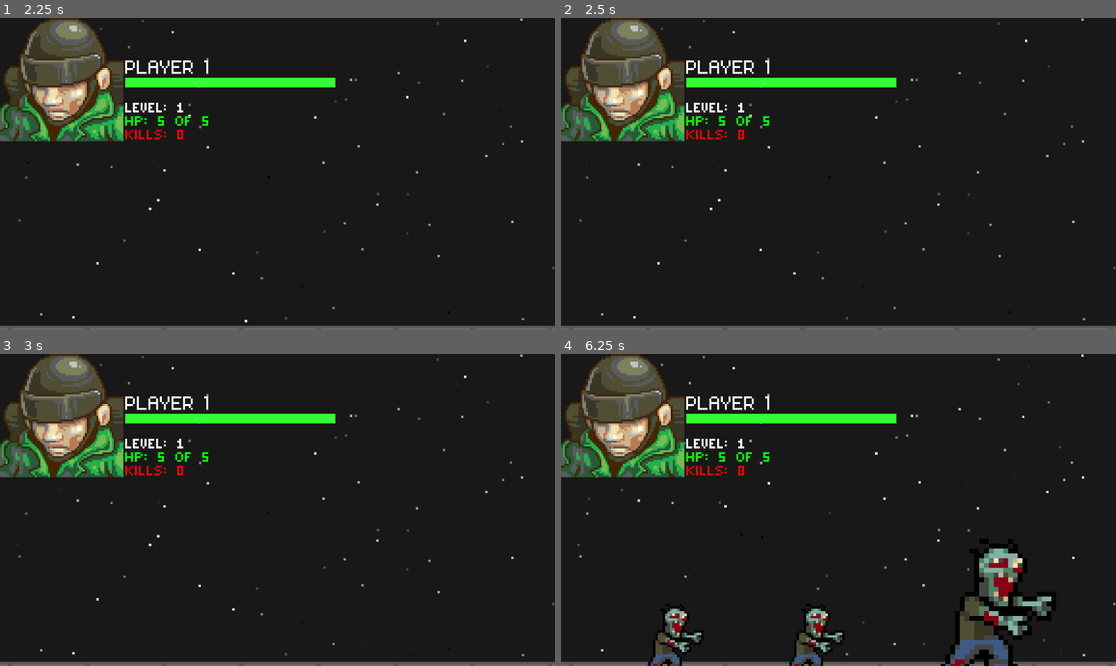
Above: before the commit, frames 1-4 (two rows, left to right).
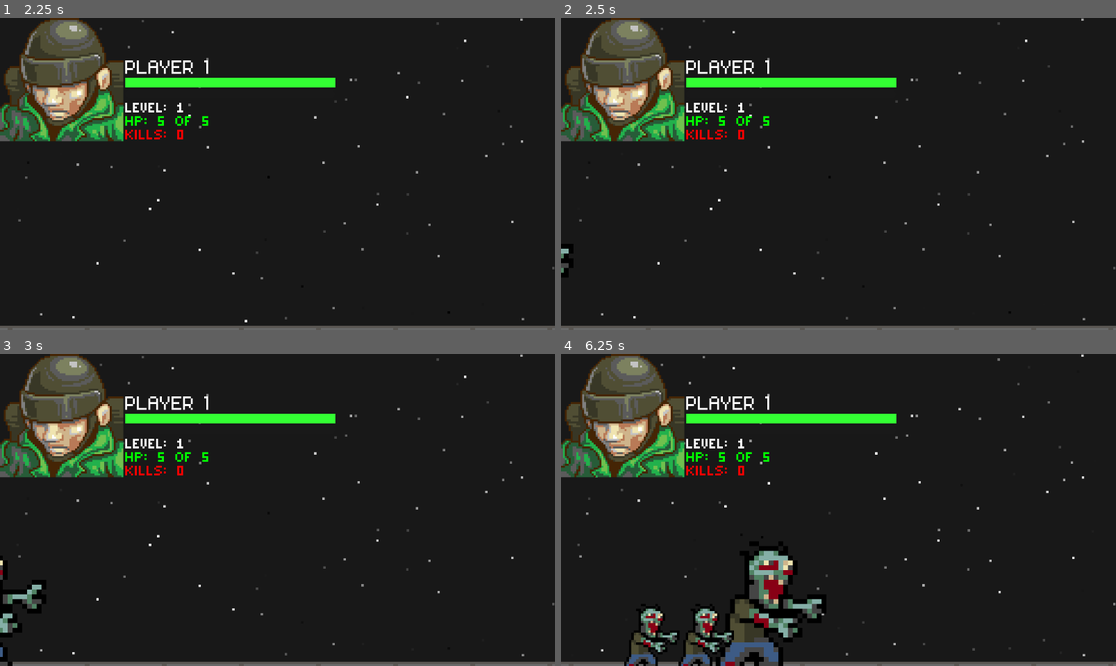
Above: after the commit, the same moments.

Repository: Tekknobot/ZombieSlug
Game: Godot game, scene res://Scenes/Main.tscn
Same seed, same stepped clock (60 frames per second), same inputs: the game is played once before the commit and once after it.
Inputs:
- Up to frame 1 (2.25 s): hold Right (ui_right) 0.53-2.03 s; tap Enter at 1.25 s; tap Space at 2 s; hold Left (ui_left) from 2.03 s (still down)
- Up to frame 2 (2.5 s): keep holding Left (ui_left)
- Up to frame 3 (3 s): release Left (ui_left) at 2.78 s; hold Right (ui_right) from 2.78 s (still down)
- Up to frame 4 (6.25 s): release Right (ui_right) at 4.28 s; hold Left (ui_left) 4.28-5.03 s; hold Right (ui_right) 5.03-5.78 s; hold Left (ui_left) from 5.78 s (still down)

Frame 1 is identical in both runs. In frame 2, less than 0.1% of the frame differs, in the area x 0-2%, y 73-82%; in frame 3, 0.4%; in frame 4, 8.4%, in the area x 11-89%, y 62-100%.

Commit message:
Good fallback.

Diff:
--- a/Scenes/Main.tscn
+++ b/Scenes/Main.tscn
@@ -6,7 +6,7 @@
 [ext_resource type="Script" path="res://Scripts/zombie_spawner.gd" id="4_js2x2"]
 [ext_resource type="Script" path="res://Scripts/hud.gd" id="5_id8m6"]
 [ext_resource type="Texture2D" uid="uid://8rdc17mv80x6" path="res://UI/buttons.png" id="5_rbj0p"]
-[ext_resource type="PackedScene" uid="uid://5dojusd738pm" path="res://Scenes/Sprites/zombie_big.tscn" id="6_blc1p"]
+[ext_resource type="PackedScene" uid="uid://8iwtfpagau7h" path="res://Scenes/Sprites/zombie_xl.tscn" id="6_l3jnr"]
 [ext_resource type="Texture2D" uid="uid://bkcwqu2daxeth" path="res://Portraits/soldier_port.png" id="6_vq0dw"]
 [ext_resource type="FontFile" uid="uid://csnhk3q4gx0" path="res://Fonts/magofonts/mago1.ttf" id="7_juo3a"]
 [ext_resource type="FontFile" uid="uid://buw362wjb8o8d" path="res://Fonts/magofonts/mago2.ttf" id="7_vaiej"]
@@ -767,7 +767,7 @@
 [node name="ZombieSpawner" type="Node2D" parent="."]
 script = ExtResource("4_js2x2")
 zombie_scene = ExtResource("3_rbltb")
-boss_scene = ExtResource("6_blc1p")
+boss_scene = ExtResource("6_l3jnr")
 spawn_interval = 1.0
 spawn_distance = 500.0
 
@@ -864,5 +864,5 @@
 stream = ExtResource("13_uw5wu")
 autoplay = true
 
-[node name="Zombie" parent="." instance=ExtResource("6_blc1p")]
-position = Vector2(-384, -71)
+[node name="ZombieXL" parent="." instance=ExtResource("6_l3jnr")]
+position = Vector2(-212, 0)
--- a/Scenes/Sprites/dog.tscn
+++ b/Scenes/Sprites/dog.tscn
@@ -32,7 +32,7 @@
 [ext_resource type="Texture2D" uid="uid://b6xc2lxc2xcbp" path="res://Scenes/Sprites/dog/dog4.png" id="30_1tgbs"]
 [ext_resource type="Texture2D" uid="uid://drwojs0xkl8pl" path="res://Scenes/Sprites/dog/dog5.png" id="31_pttdw"]
 [ext_resource type="Texture2D" uid="uid://gwjqv0y3yqov" path="res://Scenes/Sprites/dog/dog6.png" id="32_sdj6k"]
-[ext_resource type="AudioStream" uid="uid://b7n22ud1fbmt5" path="res://Audio/SFX/slash.wav" id="33_enmyf"]
+[ext_resource type="AudioStream" uid="uid://b11umg6nnmd3t" path="res://Audio/SFX/dog-bark-179915.mp3" id="33_b6usw"]
 
 [sub_resource type="SpriteFrames" id="SpriteFrames_yp3ch"]
 animations = [{
@@ -168,4 +168,4 @@
 position = Vector2(-18, -20)
 
 [node name="AttackSfx" type="AudioStreamPlayer2D" parent="."]
-stream = ExtResource("33_enmyf")
+stream = ExtResource("33_b6usw")
--- a/Scenes/Sprites/zombie_big.tscn
+++ /dev/null
@@ -1,215 +0,0 @@
-[gd_scene load_steps=45 format=3 uid="uid://5dojusd738pm"]
-
-[ext_resource type="Script" path="res://Scripts/zombie.gd" id="1_gucco"]
-[ext_resource type="Texture2D" uid="uid://cwttiy82qxf31" path="res://Scenes/Sprites/zombie/attack/zomb_atk1.png" id="2_x746p"]
-[ext_resource type="Texture2D" uid="uid://qnjdb2b476oc" path="res://Scenes/Sprites/zombie/attack/zomb_atk2.png" id="3_nr8rq"]
-[ext_resource type="Texture2D" uid="uid://conbn7eijk7ik" path="res://Scenes/Sprites/zombie/attack/zomb_atk3.png" id="4_1cfdv"]
-[ext_resource type="Texture2D" uid="uid://bbiip3q4hsnca" path="res://Scenes/Sprites/zombie/attack/zomb_atk4.png" id="5_vkruh"]
-[ext_resource type="Texture2D" uid="uid://b4bi7t7jgmuec" path="res://Scenes/Sprites/zombie/attack/zomb_atk5.png" id="6_w324t"]
-[ext_resource type="Texture2D" uid="uid://ds5m57cm46te3" path="res://Scenes/Sprites/zombie/attack/zomb_atk6.png" id="7_1v52e"]
-[ext_resource type="Texture2D" uid="uid://cwjoqf60hadln" path="res://Scenes/Sprites/zombie/attack/zomb_atk7.png" id="8_hxy72"]
-[ext_resource type="Texture2D" uid="uid://dkdnlfb307248" path="res://Scenes/Sprites/zombie/attack/zomb_atk8.png" id="9_phoym"]
-[ext_resource type="Texture2D" uid="uid://5kuwlayi1kxs" path="res://Scenes/Sprites/zombie/attack/zomb_atk9.png" id="10_th4m0"]
-[ext_resource type="Texture2D" uid="uid://d33mn8hqylym0" path="res://Scenes/Sprites/zombie/death/zombdeath1.png" id="11_g40ti"]
-[ext_resource type="Texture2D" uid="uid://bdjmjwslvoh1p" path="res://Scenes/Sprites/zombie/death/zombdeath2.png" id="12_1gyqj"]
-[ext_resource type="Texture2D" uid="uid://bj1hb4d75skp8" path="res://Scenes/Sprites/zombie/death/zombdeath3.png" id="13_l3bq2"]
-[ext_resource type="Texture2D" uid="uid://bhb55le4l04xe" path="res://Scenes/Sprites/zombie/death/zombdeath4.png" id="14_ie7mt"]
-[ext_resource type="Texture2D" uid="uid://d15nggjgsp263" path="res://Scenes/Sprites/zombie/death/zombdeath5.png" id="15_rsn81"]
-[ext_resource type="Texture2D" uid="uid://dhlxvl535sjvt" path="res://Scenes/Sprites/zombie/death/zombdeath6.png" id="16_i8xnh"]
-[ext_resource type="Texture2D" uid="uid://chc0m8hbl7pyu" path="res://Scenes/Sprites/zombie/death/zombdeath7.png" id="17_c6ip3"]
-[ext_resource type="Texture2D" uid="uid://ce8iblqfusimq" path="res://Scenes/Sprites/zombie/death/zombdeath8.png" id="18_lt0nm"]
-[ext_resource type="Texture2D" uid="uid://b6ttdibpfgrn8" path="res://Scenes/Sprites/zombie/idle/zombie_idle1.png" id="19_3u4fw"]
-[ext_resource type="Texture2D" uid="uid://btoqtsod45gqc" path="res://Scenes/Sprites/zombie/idle/zombie_idle2.png" id="20_b4s15"]
-[ext_resource type="Texture2D" uid="uid://fkv6sm2mdfc4" path="res://Scenes/Sprites/zombie/idle/zombie_idle3.png" id="21_chsyb"]
-[ext_resource type="Texture2D" uid="uid://dne03qbkspx0n" path="res://Scenes/Sprites/zombie/idle/zombie_idle4.png" id="22_wxnjr"]
-[ext_resource type="Texture2D" uid="uid://ckoyi6l2s5ahj" path="res://Scenes/Sprites/zombie/idle/zombie_idle5.png" id="23_8u0j6"]
-[ext_resource type="Texture2D" uid="uid://bs6egkba4nd0g" path="res://Scenes/Sprites/zombie/idle/zombie_idle6.png" id="24_y4g5g"]
-[ext_resource type="Texture2D" uid="uid://dxjegbbnp3b15" path="res://Scenes/Sprites/zombie/idle/zombie_idle7.png" id="25_plt8y"]
-[ext_resource type="Texture2D" uid="uid://dt51wlwgpjuu5" path="res://Scenes/Sprites/zombie/idle/zombie_idle8.png" id="26_bsada"]
-[ext_resource type="Texture2D" uid="uid://fcbtgkjenkjg" path="res://Scenes/Sprites/zombie/idle/zombie_idle9.png" id="27_odb8x"]
-[ext_resource type="Texture2D" uid="uid://jmfjpxs24kyd" path="res://Scenes/Sprites/zombie/idle/zombie_idle10.png" id="28_5l6md"]
-[ext_resource type="Texture2D" uid="uid://ddp2jaortrt0" path="res://Scenes/Sprites/zombie/idle/zombie_idle11.png" id="29_lglwn"]
-[ext_resource type="Texture2D" uid="uid://c285dillcm0gu" path="res://Scenes/Sprites/zombie/idle/zombie_idle12.png" id="30_wi84v"]
-[ext_resource type="Texture2D" uid="uid://caqq0bj7nltlf" path="res://Scenes/Sprites/zombie/idle/zombie_idle13.png" id="31_7qg10"]
-[ext_resource type="Texture2D" uid="uid://ceulsyilrttlt" path="res://Scenes/Sprites/zombie/idle/zombie_idle14.png" id="32_vpac0"]
-[ext_resource type="Texture2D" uid="uid://b1ggr5a8jw3ma" path="res://Scenes/Sprites/zombie/idle/zombie_idle15.png" id="33_5x67g"]
-[ext_resource type="Texture2D" uid="uid://pkn1oesytji0" path="res://Scenes/Sprites/zombie/idle/zombie_idle16.png" id="34_4556y"]
-[ext_resource type="Texture2D" uid="uid://h61s56kdc1ou" path="res://Scenes/Sprites/zombie/move/zomb1.png" id="35_dkcf4"]
-[ext_resource type="Texture2D" uid="uid://bs63wg0821lba" path="res://Scenes/Sprites/zombie/move/zomb2.png" id="36_02sli"]
-[ext_resource type="Texture2D" uid="uid://fsl7evesmsx7" path="res://Scenes/Sprites/zombie/move/zomb3.png" id="37_0xpjo"]
-[ext_resource type="Texture2D" uid="uid://qsa3qudet1kv" path="res://Scenes/Sprites/zombie/move/zomb4.png" id="38_xaff3"]
-[ext_resource type="Texture2D" uid="uid://css7ac8annlfv" path="res://Scenes/Sprites/zombie/move/zomb5.png" id="39_dpsd7"]
-[ext_resource type="Texture2D" uid="uid://b35xkorashy3" path="res://Scenes/Sprites/zombie/move/zomb6.png" id="40_5fi80"]
-[ext_resource type="AudioStream" uid="uid://b8orw1u5dj45q" path="res://Audio/SFX/hitHurt.wav" id="41_7j6dd"]
-[ext_resource type="AudioStream" uid="uid://dg6i58j3chf0p" path="res://Audio/Zombie/zombie_massacre_vocal_attack_short_02.wav" id="42_vwwtp"]
-
-[sub_resource type="SpriteFrames" id="SpriteFrames_yp3ch"]
-animations = [{
-"frames": [{
-"duration": 1.0,
-"texture": ExtResource("2_x746p")
-}, {
-"duration": 1.0,
-"texture": ExtResource("3_nr8rq")
-}, {
-"duration": 1.0,
-"texture": ExtResource("4_1cfdv")
-}, {
-"duration": 1.0,
-"texture": ExtResource("5_vkruh")
-}, {
-"duration": 1.0,
-"texture": ExtResource("6_w324t")
-}, {
-"duration": 1.0,
-"texture": ExtResource("7_1v52e")
-}, {
-"duration": 1.0,
-"texture": ExtResource("8_hxy72")
-}, {
-"duration": 1.0,
-"texture": ExtResource("9_phoym")
-}, {
-"duration": 1.0,
-"texture": ExtResource("10_th4m0")
-}],
-"loop": true,
-"name": &"attack",
-"speed": 24.0
-}, {
-"frames": [{
-"duration": 1.0,
-"texture": ExtResource("11_g40ti")
-}, {
-"duration": 1.0,
-"texture": ExtResource("12_1gyqj")
-}, {
-"duration": 1.0,
-"texture": ExtResource("13_l3bq2")
-}, {
-"duration": 1.0,
-"texture": ExtResource("14_ie7mt")
-}, {
-"duration": 1.0,
-"texture": ExtResource("15_rsn81")
-}, {
-"duration": 1.0,
-"texture": ExtResource("16_i8xnh")
-}, {
-"duration": 1.0,
-"texture": ExtResource("17_c6ip3")
-}, {
-"duration": 1.0,
-"texture": ExtResource("18_lt0nm")
-}],
-"loop": false,
-"name": &"death",
-"speed": 12.0
-}, {
-"frames": [{
-"duration": 1.0,
-"texture": ExtResource("19_3u4fw")
-}, {
-"duration": 1.0,
-"texture": ExtResource("20_b4s15")
-}, {
-"duration": 1.0,
-"texture": ExtResource("21_chsyb")
-}, {
-"duration": 1.0,
-"texture": ExtResource("22_wxnjr")
-}, {
-"duration": 1.0,
-"texture": ExtResource("23_8u0j6")
-}, {
-"duration": 1.0,
-"texture": ExtResource("24_y4g5g")
-}, {
-"duration": 1.0,
-"texture": ExtResource("25_plt8y")
-}, {
-"duration": 1.0,
-"texture": ExtResource("26_bsada")
-}, {
-"duration": 1.0,
-"texture": ExtResource("27_odb8x")
-}, {
-"duration": 1.0,
-"texture": ExtResource("28_5l6md")
-}, {
-"duration": 1.0,
-"texture": ExtResource("29_lglwn")
-}, {
-"duration": 1.0,
-"texture": ExtResource("30_wi84v")
-}, {
-"duration": 1.0,
-"texture": ExtResource("31_7qg10")
-}, {
-"duration": 1.0,
-"texture": ExtResource("32_vpac0")
-}, {
-"duration": 1.0,
-"texture": ExtResource("33_5x67g")
-}, {
-"duration": 1.0,
-"texture": ExtResource("34_4556y")
-}],
-"loop": true,
-"name": &"default",
-"speed": 12.0
-}, {
-"frames": [{
-"duration": 1.0,
-"texture": ExtResource("35_dkcf4")
-}, {
-"duration": 1.0,
-"texture": ExtResource("36_02sli")
-}, {
-"duration": 1.0,
-"texture": ExtResource("37_0xpjo")
-}, {
-"duration": 1.0,
-"texture": ExtResource("38_xaff3")
-}, {
-"duration": 1.0,
-"texture": ExtResource("39_dpsd7")
-}, {
-"duration": 1.0,
-"texture": ExtResource("40_5fi80")
-}],
-"loop": true,
-"name": &"move",
-"speed": 12.0
-}]
-
-[sub_resource type="CircleShape2D" id="CircleShape2D_n5t24"]
-radius = 25.02
-
-[node name="Zombie" type="CharacterBody2D" groups=["Zombie"]]
-position = Vector2(0, -71)
-script = ExtResource("1_gucco")
-xp_award = 10
-min_speed = 50.0
-attack_range = 48.0
-attack_damage = 2
-max_health = 15
-
-[node name="AnimatedSprite2D" type="AnimatedSprite2D" parent="."]
-position = Vector2(0, 44)
-scale = Vector2(2, 2)
-sprite_frames = SubResource("SpriteFrames_yp3ch")
-animation = &"death"
-autoplay = "default"
-
-[node name="CollisionShape2D" type="CollisionShape2D" parent="." groups=["Zombie"]]
-shape = SubResource("CircleShape2D_n5t24")
-
-[node name="Point" type="Node2D" parent="."]
-position = Vector2(-18, 24)
-
-[node name="HitSfx" type="AudioStreamPlayer2D" parent="."]
-stream = ExtResource("41_7j6dd")
-
-[node name="DeathSfx" type="AudioStreamPlayer2D" parent="."]
-stream = ExtResource("42_vwwtp")
--- /dev/null
+++ b/Scenes/Sprites/zombie_xl.tscn
@@ -0,0 +1,210 @@
+[gd_scene load_steps=45 format=3 uid="uid://8iwtfpagau7h"]
+
+[ext_resource type="Script" path="res://Scripts/zombie.gd" id="1_roq74"]
+[ext_resource type="Texture2D" uid="uid://cwttiy82qxf31" path="res://Scenes/Sprites/zombie/attack/zomb_atk1.png" id="2_marnc"]
+[ext_resource type="Texture2D" uid="uid://qnjdb2b476oc" path="res://Scenes/Sprites/zombie/attack/zomb_atk2.png" id="3_gihtu"]
+[ext_resource type="Texture2D" uid="uid://conbn7eijk7ik" path="res://Scenes/Sprites/zombie/attack/zomb_atk3.png" id="4_mifji"]
+[ext_resource type="Texture2D" uid="uid://bbiip3q4hsnca" path="res://Scenes/Sprites/zombie/attack/zomb_atk4.png" id="5_tk55x"]
+[ext_resource type="Texture2D" uid="uid://b4bi7t7jgmuec" path="res://Scenes/Sprites/zombie/attack/zomb_atk5.png" id="6_d768l"]
+[ext_resource type="Texture2D" uid="uid://ds5m57cm46te3" path="res://Scenes/Sprites/zombie/attack/zomb_atk6.png" id="7_pe6lc"]
+[ext_resource type="Texture2D" uid="uid://cwjoqf60hadln" path="res://Scenes/Sprites/zombie/attack/zomb_atk7.png" id="8_tpxr2"]
+[ext_resource type="Texture2D" uid="uid://dkdnlfb307248" path="res://Scenes/Sprites/zombie/attack/zomb_atk8.png" id="9_wwdto"]
+[ext_resource type="Texture2D" uid="uid://5kuwlayi1kxs" path="res://Scenes/Sprites/zombie/attack/zomb_atk9.png" id="10_f3h4q"]
+[ext_resource type="Texture2D" uid="uid://d33mn8hqylym0" path="res://Scenes/Sprites/zombie/death/zombdeath1.png" id="11_s0mys"]
+[ext_resource type="Texture2D" uid="uid://bdjmjwslvoh1p" path="res://Scenes/Sprites/zombie/death/zombdeath2.png" id="12_iktp4"]
+[ext_resource type="Texture2D" uid="uid://bj1hb4d75skp8" path="res://Scenes/Sprites/zombie/death/zombdeath3.png" id="13_se3l8"]
+[ext_resource type="Texture2D" uid="uid://bhb55le4l04xe" path="res://Scenes/Sprites/zombie/death/zombdeath4.png" id="14_yewut"]
+[ext_resource type="Texture2D" uid="uid://d15nggjgsp263" path="res://Scenes/Sprites/zombie/death/zombdeath5.png" id="15_nr6vk"]
+[ext_resource type="Texture2D" uid="uid://dhlxvl535sjvt" path="res://Scenes/Sprites/zombie/death/zombdeath6.png" id="16_ils1c"]
+[ext_resource type="Texture2D" uid="uid://chc0m8hbl7pyu" path="res://Scenes/Sprites/zombie/death/zombdeath7.png" id="17_hgf8c"]
+[ext_resource type="Texture2D" uid="uid://ce8iblqfusimq" path="res://Scenes/Sprites/zombie/death/zombdeath8.png" id="18_bw2sq"]
+[ext_resource type="Texture2D" uid="uid://b6ttdibpfgrn8" path="res://Scenes/Sprites/zombie/idle/zombie_idle1.png" id="19_8oltp"]
+[ext_resource type="Texture2D" uid="uid://btoqtsod45gqc" path="res://Scenes/Sprites/zombie/idle/zombie_idle2.png" id="20_udxcg"]
+[ext_resource type="Texture2D" uid="uid://fkv6sm2mdfc4" path="res://Scenes/Sprites/zombie/idle/zombie_idle3.png" id="21_ub16b"]
+[ext_resource type="Texture2D" uid="uid://dne03qbkspx0n" path="res://Scenes/Sprites/zombie/idle/zombie_idle4.png" id="22_sf8fi"]
+[ext_resource type="Texture2D" uid="uid://ckoyi6l2s5ahj" path="res://Scenes/Sprites/zombie/idle/zombie_idle5.png" id="23_tkxqa"]
+[ext_resource type="Texture2D" uid="uid://bs6egkba4nd0g" path="res://Scenes/Sprites/zombie/idle/zombie_idle6.png" id="24_wak4o"]
+[ext_resource type="Texture2D" uid="uid://dxjegbbnp3b15" path="res://Scenes/Sprites/zombie/idle/zombie_idle7.png" id="25_1lo1j"]
+[ext_resource type="Texture2D" uid="uid://dt51wlwgpjuu5" path="res://Scenes/Sprites/zombie/idle/zombie_idle8.png" id="26_5xjm1"]
+[ext_resource type="Texture2D" uid="uid://fcbtgkjenkjg" path="res://Scenes/Sprites/zombie/idle/zombie_idle9.png" id="27_q4g80"]
+[ext_resource type="Texture2D" uid="uid://jmfjpxs24kyd" path="res://Scenes/Sprites/zombie/idle/zombie_idle10.png" id="28_ylcub"]
+[ext_resource type="Texture2D" uid="uid://ddp2jaortrt0" path="res://Scenes/Sprites/zombie/idle/zombie_idle11.png" id="29_eth5x"]
+[ext_resource type="Texture2D" uid="uid://c285dillcm0gu" path="res://Scenes/Sprites/zombie/idle/zombie_idle12.png" id="30_xal42"]
+[ext_resource type="Texture2D" uid="uid://caqq0bj7nltlf" path="res://Scenes/Sprites/zombie/idle/zombie_idle13.png" id="31_4vof1"]
+[ext_resource type="Texture2D" uid="uid://ceulsyilrttlt" path="res://Scenes/Sprites/zombie/idle/zombie_idle14.png" id="32_xrh1j"]
+[ext_resource type="Texture2D" uid="uid://b1ggr5a8jw3ma" path="res://Scenes/Sprites/zombie/idle/zombie_idle15.png" id="33_cxyln"]
+[ext_resource type="Texture2D" uid="uid://pkn1oesytji0" path="res://Scenes/Sprites/zombie/idle/zombie_idle16.png" id="34_ukje2"]
+[ext_resource type="Texture2D" uid="uid://h61s56kdc1ou" path="res://Scenes/Sprites/zombie/move/zomb1.png" id="35_lopk2"]
+[ext_resource type="Texture2D" uid="uid://bs63wg0821lba" path="res://Scenes/Sprites/zombie/move/zomb2.png" id="36_vln4n"]
+[ext_resource type="Texture2D" uid="uid://fsl7evesmsx7" path="res://Scenes/Sprites/zombie/move/zomb3.png" id="37_86qr0"]
+[ext_resource type="Texture2D" uid="uid://qsa3qudet1kv" path="res://Scenes/Sprites/zombie/move/zomb4.png" id="38_gld3n"]
+[ext_resource type="Texture2D" uid="uid://css7ac8annlfv" path="res://Scenes/Sprites/zombie/move/zomb5.png" id="39_sy512"]
+[ext_resource type="Texture2D" uid="uid://b35xkorashy3" path="res://Scenes/Sprites/zombie/move/zomb6.png" id="40_mpuva"]
+[ext_resource type="AudioStream" uid="uid://b8orw1u5dj45q" path="res://Audio/SFX/hitHurt.wav" id="41_8m5s6"]
+[ext_resource type="AudioStream" uid="uid://dg6i58j3chf0p" path="res://Audio/Zombie/zombie_massacre_vocal_attack_short_02.wav" id="42_6iv6d"]
+
+[sub_resource type="SpriteFrames" id="SpriteFrames_yp3ch"]
+animations = [{
+"frames": [{
+"duration": 1.0,
+"texture": ExtResource("2_marnc")
+}, {
+"duration": 1.0,
+"texture": ExtResource("3_gihtu")
+}, {
+"duration": 1.0,
+"texture": ExtResource("4_mifji")
+}, {
+"duration": 1.0,
+"texture": ExtResource("5_tk55x")
+}, {
+"duration": 1.0,
+"texture": ExtResource("6_d768l")
+}, {
+"duration": 1.0,
+"texture": ExtResource("7_pe6lc")
+}, {
+"duration": 1.0,
+"texture": ExtResource("8_tpxr2")
+}, {
+"duration": 1.0,
+"texture": ExtResource("9_wwdto")
+}, {
+"duration": 1.0,
+"texture": ExtResource("10_f3h4q")
+}],
+"loop": true,
+"name": &"attack",
+"speed": 24.0
+}, {
+"frames": [{
+"duration": 1.0,
+"texture": ExtResource("11_s0mys")
+}, {
+"duration": 1.0,
+"texture": ExtResource("12_iktp4")
+}, {
+"duration": 1.0,
+"texture": ExtResource("13_se3l8")
+}, {
+"duration": 1.0,
+"texture": ExtResource("14_yewut")
+}, {
+"duration": 1.0,
+"texture": ExtResource("15_nr6vk")
+}, {
+"duration": 1.0,
+"texture": ExtResource("16_ils1c")
+}, {
+"duration": 1.0,
+"texture": ExtResource("17_hgf8c")
+}, {
+"duration": 1.0,
+"texture": ExtResource("18_bw2sq")
+}],
+"loop": false,
+"name": &"death",
+"speed": 12.0
+}, {
+"frames": [{
+"duration": 1.0,
+"texture": ExtResource("19_8oltp")
+}, {
+"duration": 1.0,
+"texture": ExtResource("20_udxcg")
+}, {
+"duration": 1.0,
+"texture": ExtResource("21_ub16b")
+}, {
+"duration": 1.0,
+"texture": ExtResource("22_sf8fi")
+}, {
+"duration": 1.0,
+"texture": ExtResource("23_tkxqa")
+}, {
+"duration": 1.0,
+"texture": ExtResource("24_wak4o")
+}, {
+"duration": 1.0,
+"texture": ExtResource("25_1lo1j")
+}, {
+"duration": 1.0,
+"texture": ExtResource("26_5xjm1")
+}, {
+"duration": 1.0,
+"texture": ExtResource("27_q4g80")
+}, {
+"duration": 1.0,
+"texture": ExtResource("28_ylcub")
+}, {
+"duration": 1.0,
+"texture": ExtResource("29_eth5x")
+}, {
+"duration": 1.0,
+"texture": ExtResource("30_xal42")
+}, {
+"duration": 1.0,
+"texture": ExtResource("31_4vof1")
+}, {
+"duration": 1.0,
+"texture": ExtResource("32_xrh1j")
+}, {
+"duration": 1.0,
+"texture": ExtResource("33_cxyln")
+}, {
+"duration": 1.0,
+"texture": ExtResource("34_ukje2")
+}],
+"loop": true,
+"name": &"default",
+"speed": 12.0
+}, {
+"frames": [{
+"duration": 1.0,
+"texture": ExtResource("35_lopk2")
+}, {
+"duration": 1.0,
+"texture": ExtResource("36_vln4n")
+}, {
+"duration": 1.0,
+"texture": ExtResource("37_86qr0")
+}, {
+"duration": 1.0,
+"texture": ExtResource("38_gld3n")
+}, {
+"duration": 1.0,
+"texture": ExtResource("39_sy512")
+}, {
+"duration": 1.0,
+"texture": ExtResource("40_mpuva")
+}],
+"loop": true,
+"name": &"move",
+"speed": 12.0
+}]
+
+[sub_resource type="CircleShape2D" id="CircleShape2D_n5t24"]
+radius = 11.0
+
+[node name="Zombie" type="CharacterBody2D" groups=["Zombie"]]
+script = ExtResource("1_roq74")
+max_health = 3
+
+[node name="AnimatedSprite2D" type="AnimatedSprite2D" parent="."]
+scale = Vector2(2, 2)
+sprite_frames = SubResource("SpriteFrames_yp3ch")
+animation = &"death"
+autoplay = "default"
+
+[node name="CollisionShape2D" type="CollisionShape2D" parent="." groups=["Zombie"]]
+position = Vector2(0, -31)
+shape = SubResource("CircleShape2D_n5t24")
+
+[node name="Point" type="Node2D" parent="."]
+position = Vector2(-18, -20)
+
+[node name="HitSfx" type="AudioStreamPlayer2D" parent="."]
+stream = ExtResource("41_8m5s6")
+
+[node name="DeathSfx" type="AudioStreamPlayer2D" parent="."]
+stream = ExtResource("42_6iv6d")
